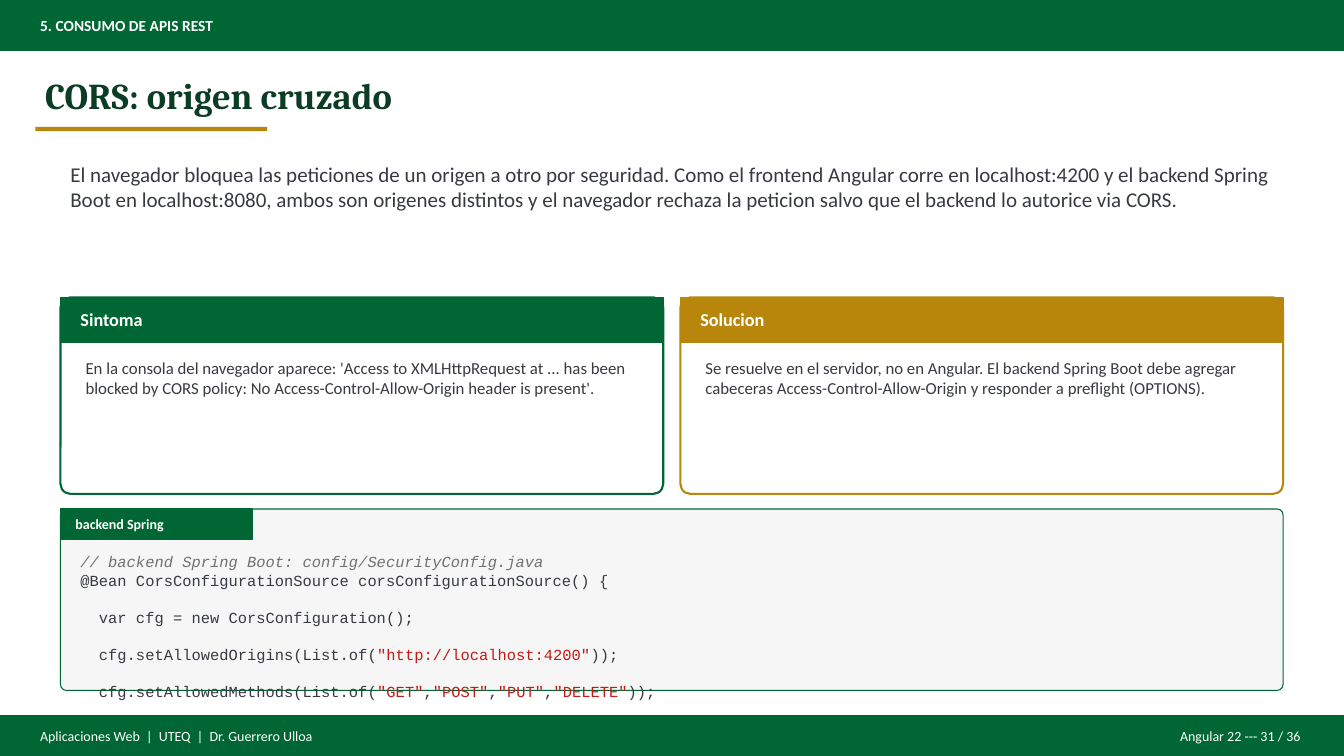
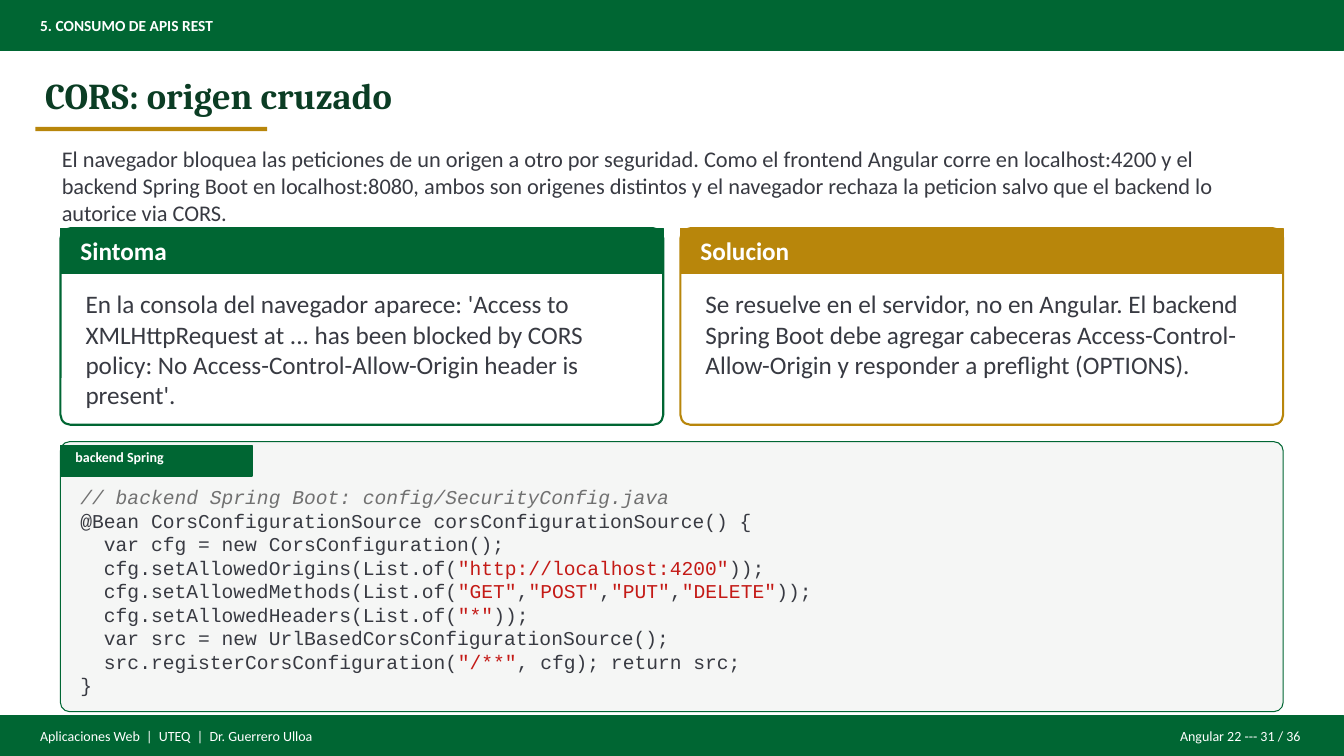
Before and after one commit to gleiston-guerrero/Asignaturas, a slide deck: slide 31 of AplicacionesWeb/Material de clases/Presentaciones/Deck_Angular22_REST.pptx. Drawn at 1344x756 pixels with LibreOffice and Linux fonts; fonts in the diff are those of the drawing. Boxes give left, top, right and bottom in pixels: in the first picture for what was removed or moved away, otherwise in the second. Text is boxed around its words. In the diff, an @@ line names an element or a change of style, - is before the commit and + after.

```diff
--- a/AplicacionesWeb/Material de clases/Presentaciones/Deck_Angular22_REST.pptx
+++ b/AplicacionesWeb/Material de clases/Presentaciones/Deck_Angular22_REST.pptx
@@ text "El navegador bloquea las peticiones ...": place and size @@
-text "El navegador bloquea las peticiones ..." at [70, 167, 1268, 211]
+text "El navegador bloquea las peticiones ..." at [62, 151, 1212, 221]
@@ text "El navegador bloquea las peticiones ..." at [62, 151, 1212, 221]: size 15 to 16 pt @@
@@ text "Sintoma" at [80, 242, 166, 260]: size 13 to 18 pt @@
@@ 4 texts, 2 rounded rectangles, 2 rectangles: place and size @@
-4 texts, 2 rounded rectangles, 2 rectangles at [60, 297, 1284, 494]
+4 texts, 2 rounded rectangles, 2 rectangles at [60, 228, 1284, 424]
@@ text "Solucion" at [700, 242, 789, 260]: size 13 to 18 pt @@
@@ text "En la consola del navegador ..." at [86, 295, 583, 408]: size 12 to 18 pt @@
@@ text "Se resuelve en el servidor, ..." at [705, 295, 1238, 379]: size 12 to 18 pt @@
@@ rectangle: place and size @@
-rectangle at [60, 509, 252, 539]
+rectangle at [60, 446, 252, 476]
@@ rounded rectangle: place and size @@
-rounded rectangle at [60, 509, 1284, 691]
+rounded rectangle at [60, 442, 1284, 712]
@@ text "backend Spring": place and size @@
-text "backend Spring" at [75, 519, 164, 532]
+text "backend Spring" at [75, 452, 164, 465]
@@ text "// backend Spring Boot: config/SecurityConfig.java ...": place and size @@
-text "// backend Spring Boot: config/SecurityConfig.java ..." at [80, 556, 656, 738]
+text "// backend Spring Boot: config/SecurityConfig.java ..." at [80, 490, 812, 673]
@@ text "// backend Spring Boot: config/SecurityConfig.java ..." at [80, 490, 812, 673]: size 11 to 14 pt @@
```
Also in this commit, not shown: 20 other slides changed, 11 other files.
